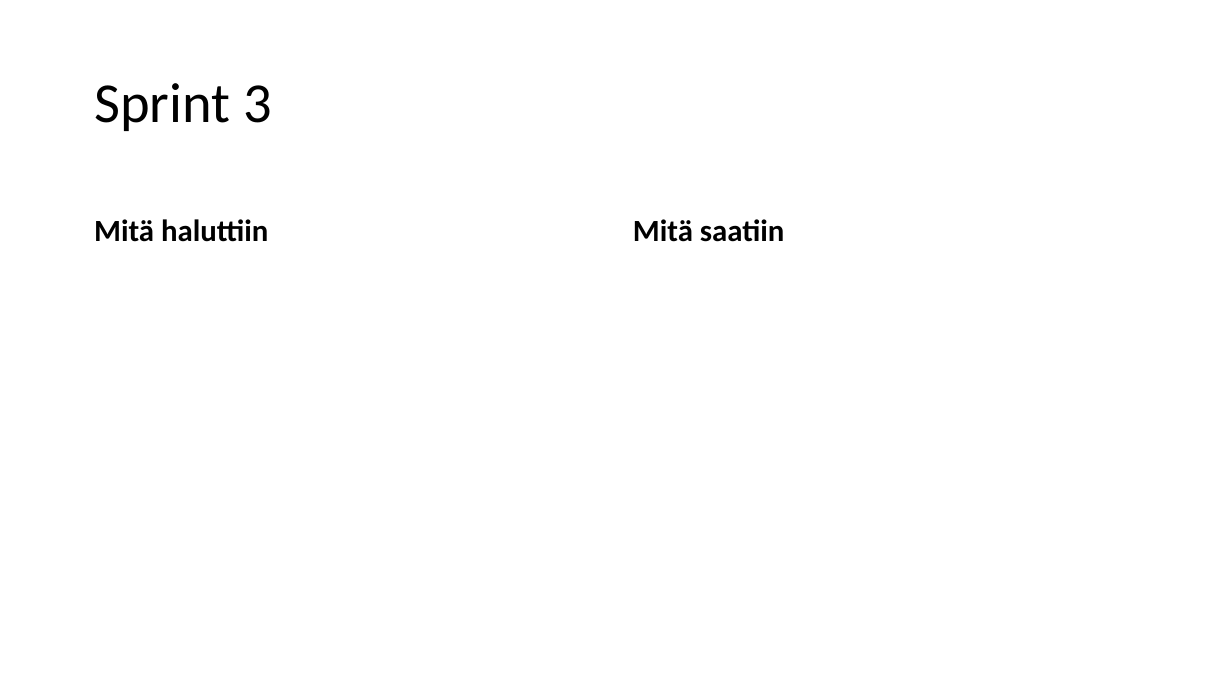
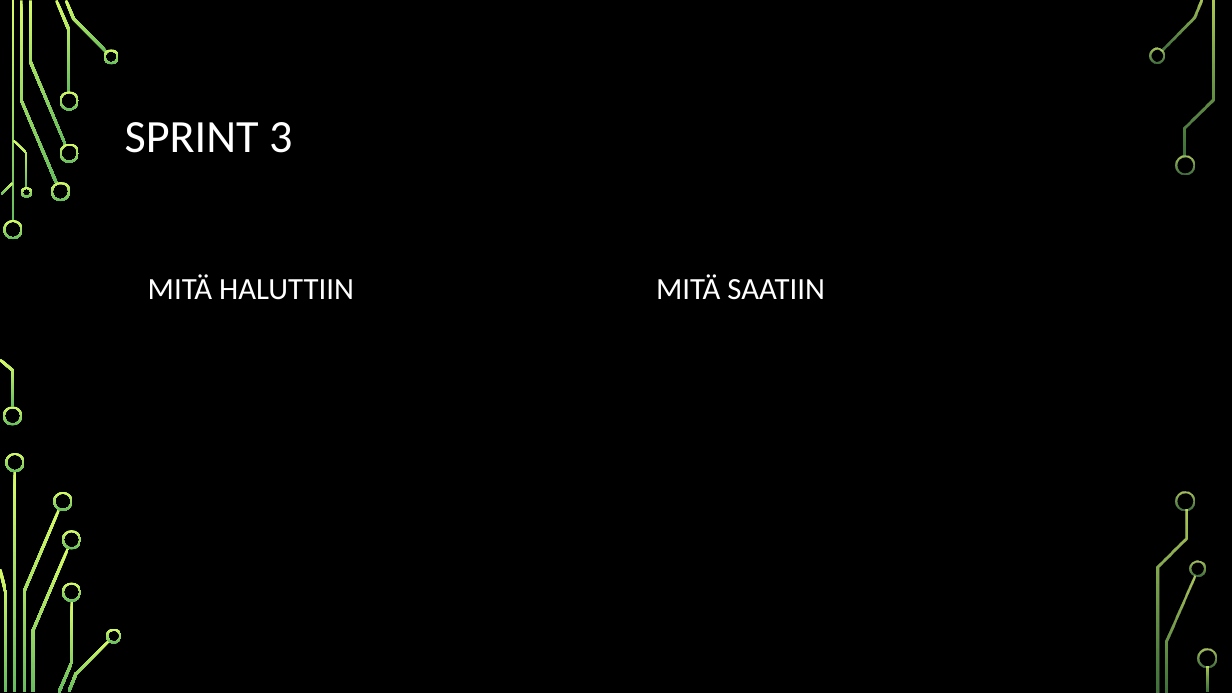
Before and after one commit to juliuspartanen/Reiska-1.1, a slide deck: slide 4 of PP-reiskat.pptx. Drawn at 1232x693 pixels with LibreOffice and Linux fonts; fonts in the diff are those of the drawing; background and template pictures are left out. Boxes give left, top, right and bottom in pixels: in the first picture for what was removed or moved away, otherwise in the second. Text is boxed around its words. In the diff, an @@ line names an element or a change of style, - is before the commit and + after.

```diff
--- a/PP-reiskat.pptx
+++ b/PP-reiskat.pptx
@@ background #FFFFFF to picture (left out) @@
@@ title at bbox=[125, 122, 292, 153]: text changed; size 44 to 36 pt; text colour #000000 to #FFFFFF @@
-Sprint 3
+SPRINT 3
@@ text at bbox=[148, 274, 354, 300]: text changed; text colour #000000 to #FFFFFF; bold off @@
-Mitä haluttiin
+MITÄ HALUTTIIN
@@ text at bbox=[656, 274, 825, 300]: text changed; text colour #000000 to #FFFFFF; bold off @@
-Mitä saatiin
+MITÄ SAATIIN
@@ group added at bbox=[0, 0, 1217, 693]: 33 freeform shapes, 3 rectangles @@
```
Also in this commit, not shown: 7 other slides changed, 1 slide added.
